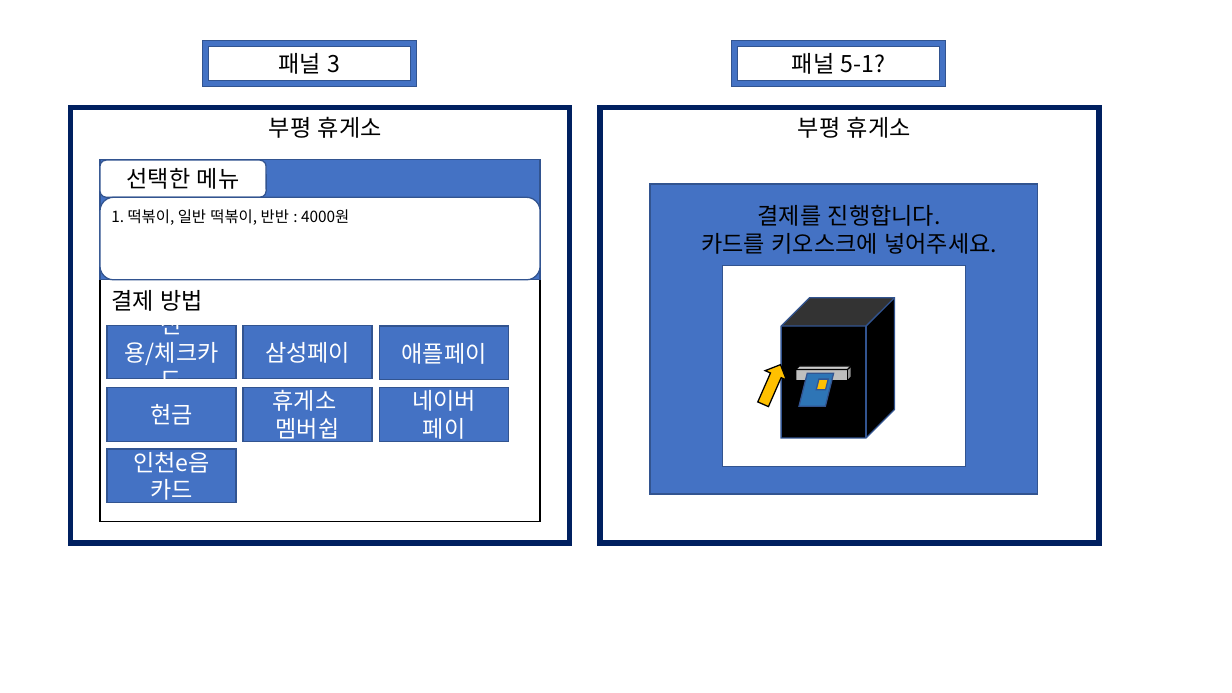
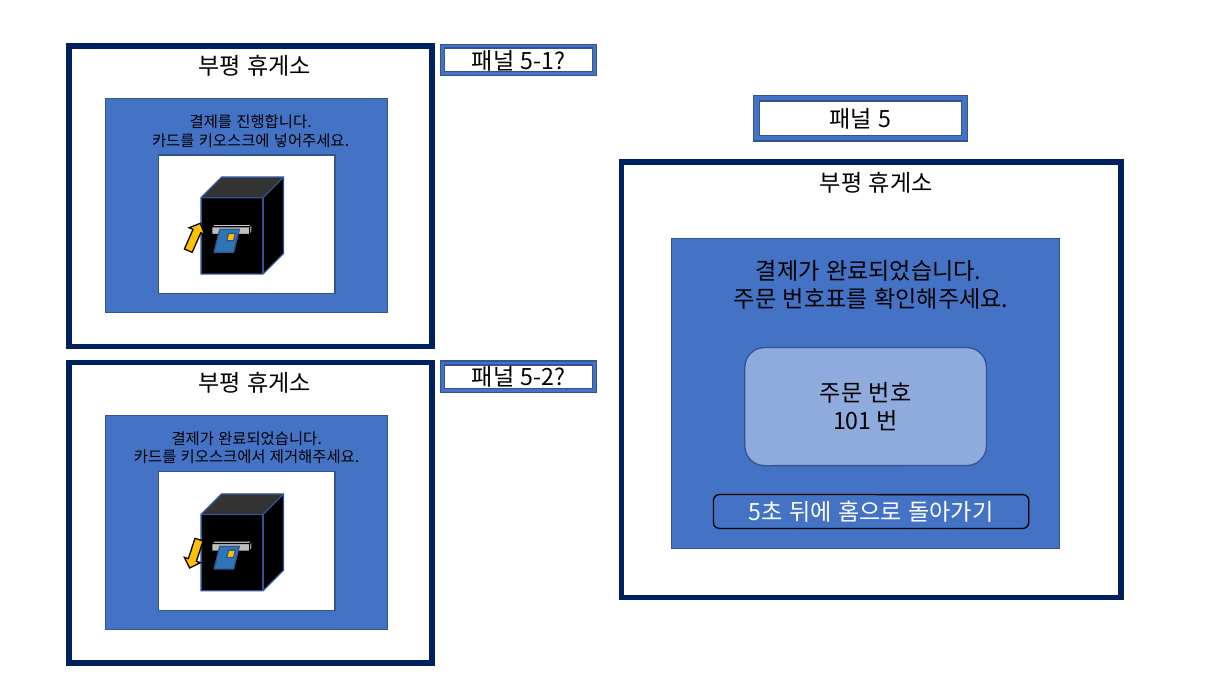
Before and after one commit to ase10git/JavaProject, a slide deck: slide 4 of 자바프로젝트 20231114.pptx (slide 7 before the commit). Drawn at 1232x693 pixels with LibreOffice and Linux fonts; fonts in the diff are those of the drawing. Boxes give left, top, right and bottom in pixels: in the first picture for what was removed or moved away, otherwise in the second. Text is boxed around its words. In the diff, an @@ line names an element or a change of style, - is before the commit and + after.

```diff
--- a/자바프로젝트 20231114.pptx
+++ b/자바프로젝트 20231114.pptx
@@ rectangle: place and size @@
-rectangle at box(600, 107, 1099, 543)
+rectangle at box(69, 46, 433, 347)
@@ text "부평 휴게소": place and size @@
-text "부평 휴게소" at box(798, 116, 911, 138)
+text "부평 휴게소" at box(198, 54, 311, 76)
@@ frame "패널 5-1?": place and size @@
-frame "패널 5-1?" at box(732, 41, 945, 86)
+frame "패널 5-1?" at box(441, 44, 596, 76)
@@ rectangle: place and size @@
-rectangle at box(650, 184, 1037, 494)
+rectangle at box(105, 99, 387, 313)
@@ text "결제를 진행합니다.": place and size @@
-text "결제를 진행합니다." at box(701, 204, 997, 254)
+text "결제를 진행합니다." at box(152, 114, 349, 148)
@@ text "결제를 진행합니다." at box(152, 114, 349, 148): size 18 to 12 pt @@
@@ frame "패널 5": place and size @@
-frame "패널 5" at box(202, 41, 416, 86)
+frame "패널 5" at box(754, 95, 968, 140)
@@ text in frame at box(830, 108, 892, 129): text changed @@
-패널 3
+패널 5
@@ rectangle removed at box(100, 160, 540, 522) @@
@@ rectangle: place and size @@
-rectangle at box(723, 265, 966, 467)
+rectangle at box(158, 155, 335, 294)
@@ cube: place and size @@
-cube at box(781, 298, 895, 438)
+cube at box(201, 177, 284, 274)
@@ group removed at box(100, 160, 540, 280): 2 rounded rectangles, 1 rectangle, 1 text @@
-선택한 메뉴
-1. 떡볶이, 일반 떡볶이, 반반 : 4000원
@@ right arrow: place and size @@
-right arrow at box(753, 359, 791, 409)
+right arrow at box(181, 220, 208, 253)
@@ cube: place and size @@
-cube at box(796, 366, 851, 381)
+cube at box(212, 225, 252, 235)
@@ parallelogram: place and size @@
-parallelogram at box(799, 373, 835, 407)
+parallelogram at box(214, 229, 239, 252)
@@ parallelogram: place and size @@
-parallelogram at box(816, 379, 828, 389)
+parallelogram at box(226, 234, 235, 241)
@@ rectangle: place and size @@
-rectangle at box(70, 107, 569, 543)
+rectangle at box(69, 362, 433, 663)
@@ text "부평 휴게소": place and size @@
-text "부평 휴게소" at box(269, 116, 382, 138)
+text "부평 휴게소" at box(198, 371, 311, 393)
@@ group removed at box(107, 290, 509, 503): 7 rectangles, 1 text @@
-결제 방법
-신용/체크카드
-삼성페이
-애플페이
-현금
-휴게소
-멤버쉽
-네이버
-페이
-인천e음
-카드
@@ group added at box(622, 162, 1121, 597): 2 rectangles, 2 texts, 2 rounded rectangles @@
+부평 휴게소
+결제가 완료되었습니다.
+주문 번호표를 확인해주세요.
+주문 번호
+101 번
+5초 뒤에 홈으로 돌아가기
@@ group added at box(105, 361, 596, 630): 2 rectangles, 2 cubes, 2 parallelograms, 1 frame, 1 text, 1 right arrow @@
+패널 5-2?
+결제가 완료되었습니다.
+카드를 키오스크에서 제거해주세요.
```
Also in this commit, not shown: 3 other slides changed, 2 slides added, 5 slides removed, 8 other files.
